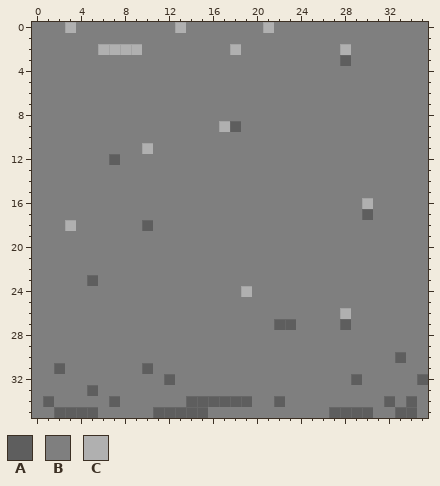
Pixel-art sprite: priks.png. Above is the file before it was changed.
The file is 36x36 pixels.
Palette (. is transparent): A #5e5e5e  B #7f7f7f  C #b0b0b0
Pixels before, first column x 0:
 0 BBBCBBBBBBBBBCBBBBBBBCBBBBBBBBBBBBBB
 1 BBBBBBBBBBBBBBBBBBBBBBBBBBBBBBBBBBBB
 2 BBBBBBCCCCBBBBBBBBCBBBBBBBBBCBBBBBBB
 3 BBBBBBBBBBBBBBBBBBBBBBBBBBBBABBBBBBB
 4 BBBBBBBBBBBBBBBBBBBBBBBBBBBBBBBBBBBB
 5 BBBBBBBBBBBBBBBBBBBBBBBBBBBBBBBBBBBB
 6 BBBBBBBBBBBBBBBBBBBBBBBBBBBBBBBBBBBB
 7 BBBBBBBBBBBBBBBBBBBBBBBBBBBBBBBBBBBB
 8 BBBBBBBBBBBBBBBBBBBBBBBBBBBBBBBBBBBB
 9 BBBBBBBBBBBBBBBBBCABBBBBBBBBBBBBBBBB
10 BBBBBBBBBBBBBBBBBBBBBBBBBBBBBBBBBBBB
11 BBBBBBBBBBCBBBBBBBBBBBBBBBBBBBBBBBBB
12 BBBBBBBABBBBBBBBBBBBBBBBBBBBBBBBBBBB
13 BBBBBBBBBBBBBBBBBBBBBBBBBBBBBBBBBBBB
14 BBBBBBBBBBBBBBBBBBBBBBBBBBBBBBBBBBBB
15 BBBBBBBBBBBBBBBBBBBBBBBBBBBBBBBBBBBB
16 BBBBBBBBBBBBBBBBBBBBBBBBBBBBBBCBBBBB
17 BBBBBBBBBBBBBBBBBBBBBBBBBBBBBBABBBBB
18 BBBCBBBBBBABBBBBBBBBBBBBBBBBBBBBBBBB
19 BBBBBBBBBBBBBBBBBBBBBBBBBBBBBBBBBBBB
20 BBBBBBBBBBBBBBBBBBBBBBBBBBBBBBBBBBBB
21 BBBBBBBBBBBBBBBBBBBBBBBBBBBBBBBBBBBB
22 BBBBBBBBBBBBBBBBBBBBBBBBBBBBBBBBBBBB
23 BBBBBABBBBBBBBBBBBBBBBBBBBBBBBBBBBBB
24 BBBBBBBBBBBBBBBBBBBCBBBBBBBBBBBBBBBB
25 BBBBBBBBBBBBBBBBBBBBBBBBBBBBBBBBBBBB
26 BBBBBBBBBBBBBBBBBBBBBBBBBBBBCBBBBBBB
27 BBBBBBBBBBBBBBBBBBBBBBAABBBBABBBBBBB
28 BBBBBBBBBBBBBBBBBBBBBBBBBBBBBBBBBBBB
29 BBBBBBBBBBBBBBBBBBBBBBBBBBBBBBBBBBBB
30 BBBBBBBBBBBBBBBBBBBBBBBBBBBBBBBBBABB
31 BBABBBBBBBABBBBBBBBBBBBBBBBBBBBBBBBB
32 BBBBBBBBBBBBABBBBBBBBBBBBBBBBABBBBBA
33 BBBBBABBBBBBBBBBBBBBBBBBBBBBBBBBBBBB
34 BABBBBBABBBBBBAAAAAABBABBBBBBBBBABAB
35 BBAAAABBBBBAAAAABBBBBBBBBBBAAAABBAAB
And afterwards:
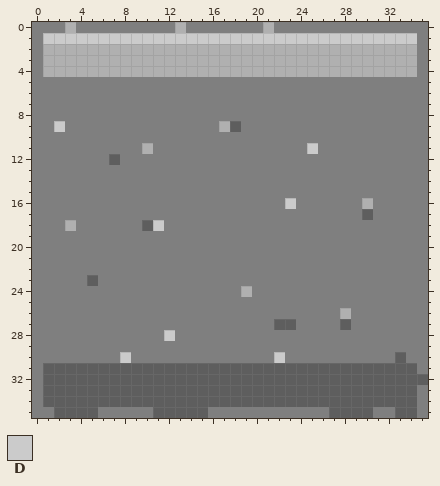
Colours new in this view: D #cbcbcb
What changed:
y 1: x 1..34 BBBBBBBBBBBBBBBBBBBBBBBBBBBBBBBBBB -> DDDDDDDDDDDDDDDDDDDDDDDDDDDDDDDDDD
y 2: x 1..5 BBBBB -> CCCCC; x 10..17 BBBBBBBB -> CCCCCCCC; x 19..27 BBBBBBBBB -> CCCCCCCCC; x 29..34 BBBBBB -> CCCCCC
y 3: x 1..34 BBBBBBBBBBBBBBBBBBBBBBBBBBBABBBBBB -> CCCCCCCCCCCCCCCCCCCCCCCCCCCCCCCCCC
y 4: x 1..34 BBBBBBBBBBBBBBBBBBBBBBBBBBBBBBBBBB -> CCCCCCCCCCCCCCCCCCCCCCCCCCCCCCCCCC
y 9: x 2 B -> D
y 11: x 25 B -> D
y 16: x 23 B -> D
y 18: x 11 B -> D
y 28: x 12 B -> D
y 30: x 8 B -> D; x 22 B -> D
y 31: x 1 B -> A; x 3..9 BBBBBBB -> AAAAAAA; x 11..34 BBBBBBBBBBBBBBBBBBBBBBBB -> AAAAAAAAAAAAAAAAAAAAAAAA
y 32: x 1..11 BBBBBBBBBBB -> AAAAAAAAAAA; x 13..28 BBBBBBBBBBBBBBBB -> AAAAAAAAAAAAAAAA; x 30..34 BBBBB -> AAAAA
y 33: x 1..4 BBBB -> AAAA; x 6..34 BBBBBBBBBBBBBBBBBBBBBBBBBBBBB -> AAAAAAAAAAAAAAAAAAAAAAAAAAAAA
y 34: x 2..6 BBBBB -> AAAAA; x 8..13 BBBBBB -> AAAAAA; x 20..21 BB -> AA; x 23..31 BBBBBBBBB -> AAAAAAAAA; x 33 B -> A
